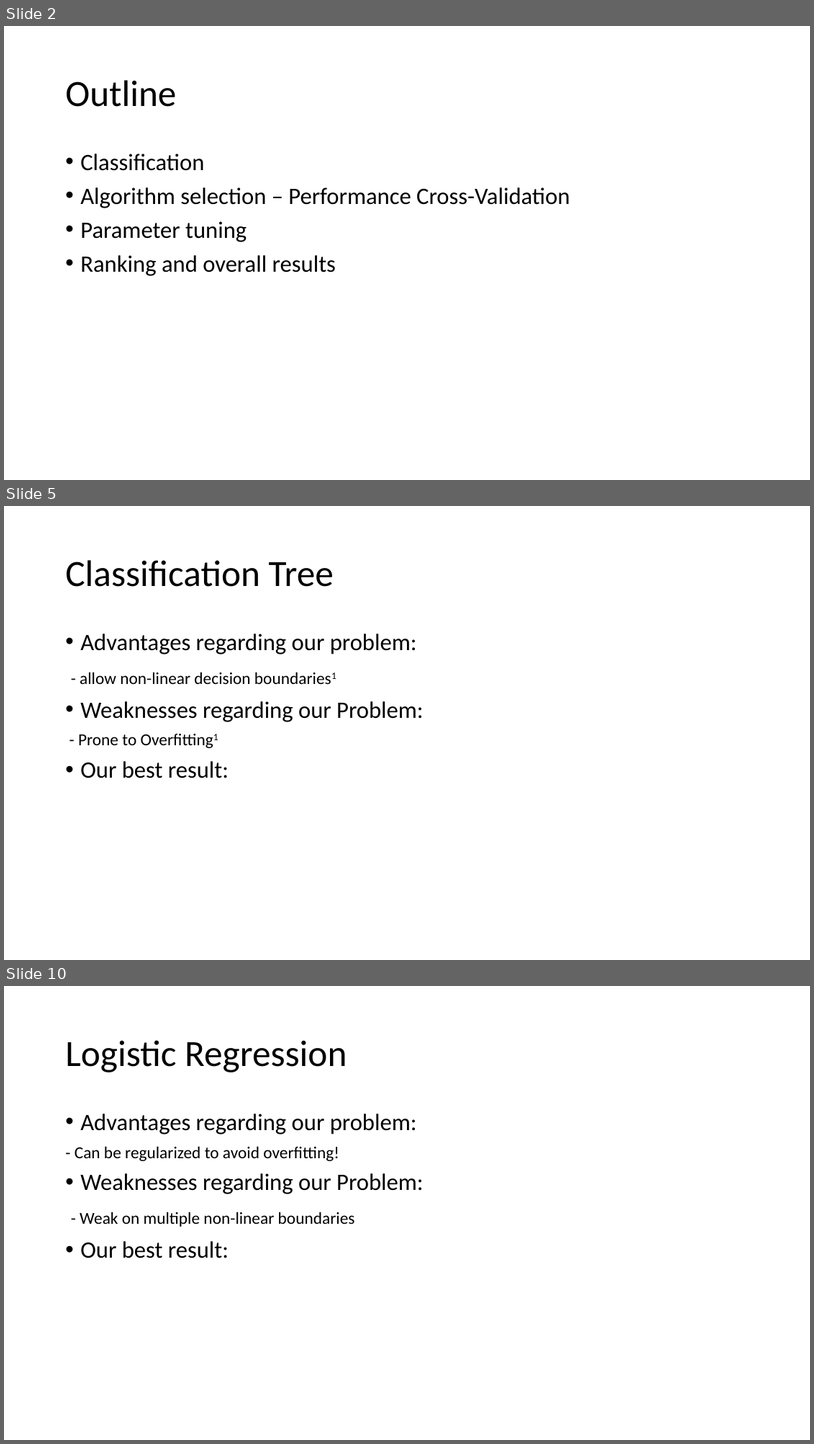
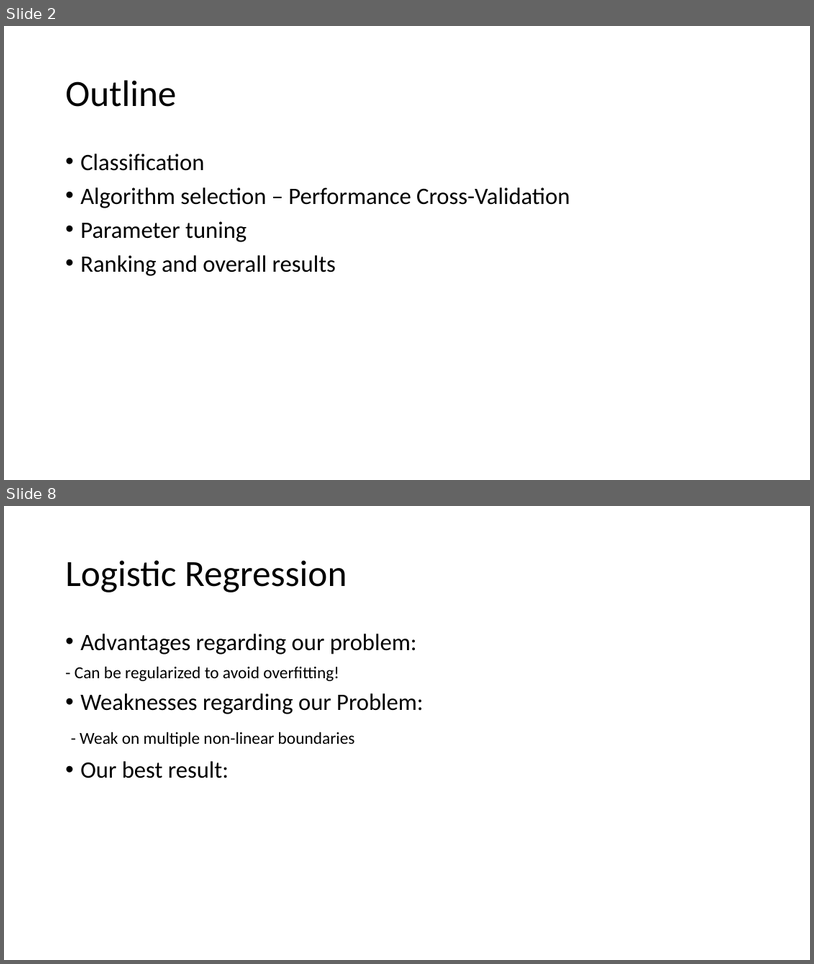
Before and after one commit to suong4554/Machine-Learning-Poly-U, a slide deck: Presentation.pptx. Shown one above the other, each under a label of ours: slides 2, 5 and 10 before the commit, slides 2 and 8 after it; the slides between them are not shown. The pictures are 814x1444 and 814x964 pixels, drawn with LibreOffice and Linux fonts; fonts in the diff are those of the drawing. Boxes give left, top, right and bottom in pixels: in the first picture for what was removed or moved away, otherwise in the second. Text is boxed around its words. In the diff, an @@ line names an element or a change of style, - is before the commit and + after.

```diff
--- a/Presentation.pptx
+++ b/Presentation.pptx
@@ slide 5 removed at [4, 506, 810, 960], background #FFFFFF @@
@@ title removed at [65, 560, 334, 587] @@
-Classification Tree
@@ text removed at [78, 633, 423, 778] @@
-• Advantages regarding our problem:
-- allow non-linear decision boundaries1
-• Weaknesses regarding our Problem:
-- Prone to Overfitting1
-• Our best result:
@@ what was slide 10 is now slide 8 @@
```
Also in this commit, not shown: 4 slides changed, 1 slide added, 2 other slides removed, 5 other files.
